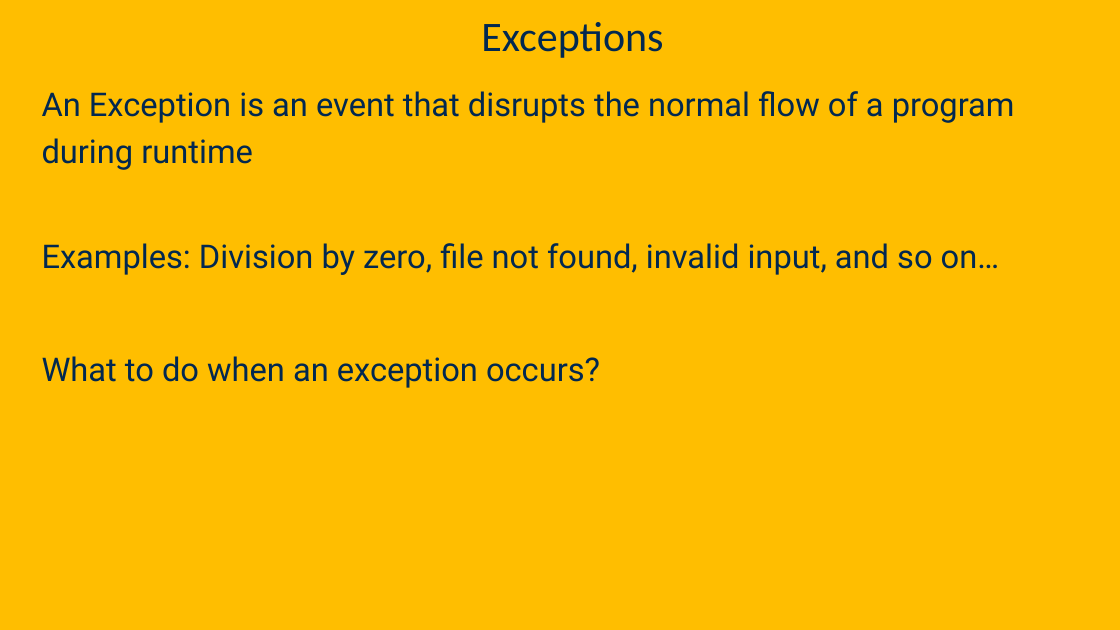
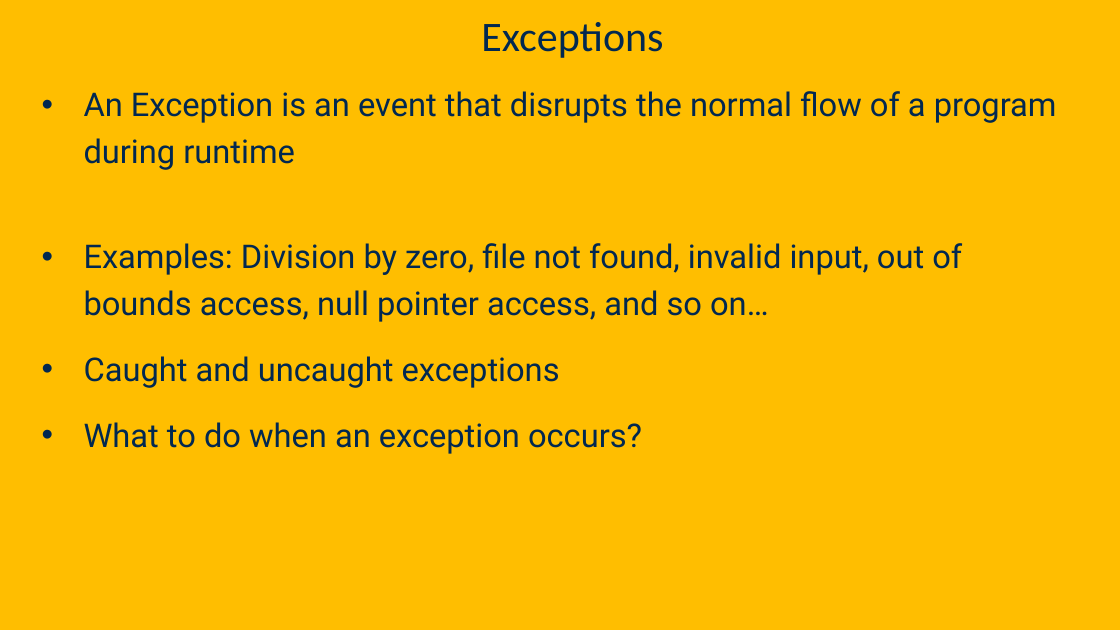
Before and after one commit to davsec-teaching/ECS160-Winter2025, a slide deck: slide 26 of slides/3_object_oriented_fundamentals.pptx (slide 22 before the commit). Drawn at 1120x630 pixels with LibreOffice and Linux fonts; fonts in the diff are those of the drawing; background and template pictures are left out. Boxes give left, top, right and bottom in pixels: in the first picture for what was removed or moved away, otherwise in the second. Text is boxed around its words. In the diff, an @@ line names an element or a change of style, - is before the commit and + after.

Commit message:
Updated OO slides

```diff
--- a/slides/3_object_oriented_fundamentals.pptx
+++ b/slides/3_object_oriented_fundamentals.pptx
@@ text at <box>84,91,1057,454</box>: bullet none to • @@
@@ text at <box>84,243,962,388</box>: text changed @@
-Examples: Division by zero, file not found, invalid input, and so on…
+• Examples: Division by zero, file not found, invalid input, out of bounds access, null pointer access, and so on…
+• Caught and uncaught exceptions
```
Also in this commit, not shown: 8 other slides changed, 8 slides added.
